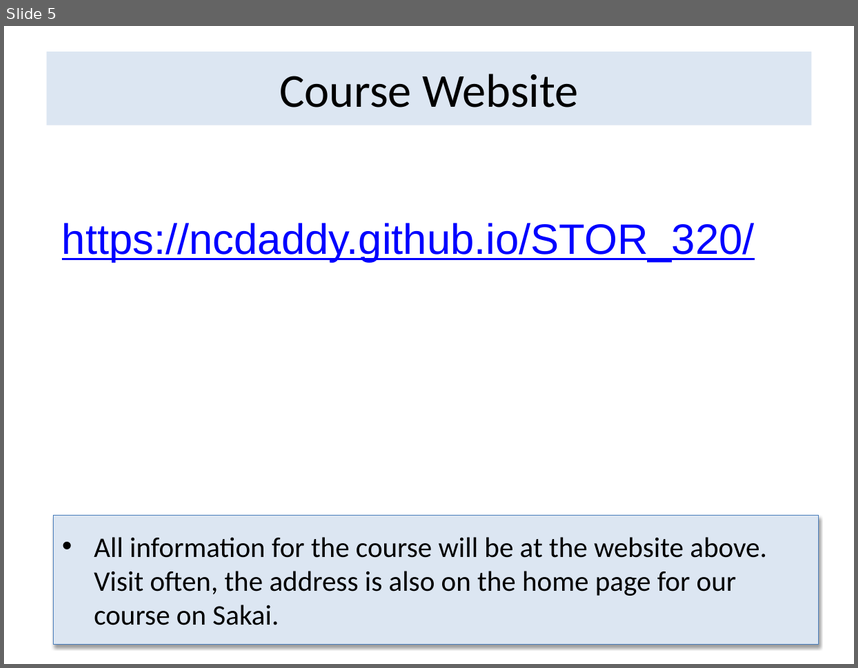
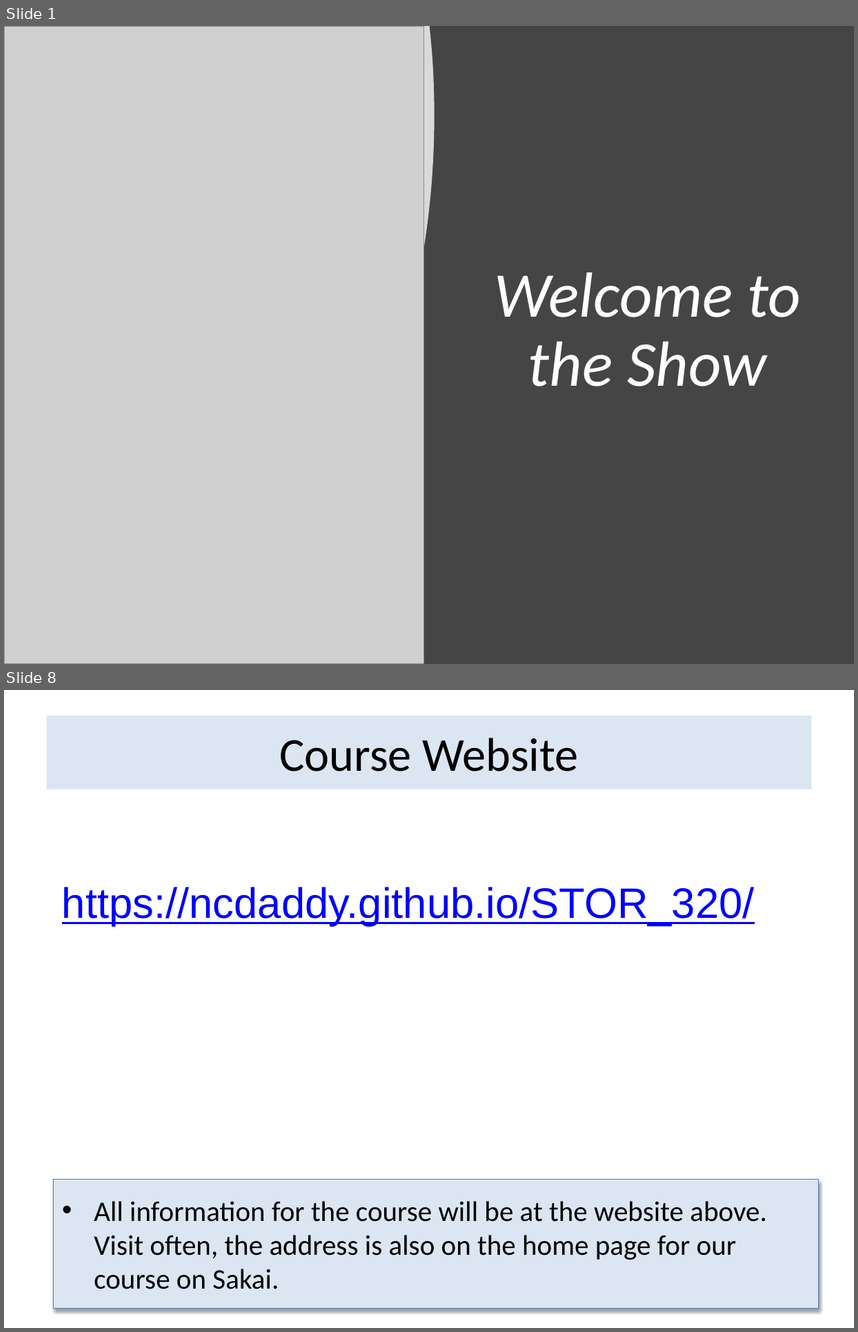
Before and after one commit to Yixf-Self/STOR320_WEBSITE, a slide deck: Lectures/Lecture 1/STOR 320 Lecture 1.pptx. Shown one above the other, each under a label of ours: slide 5 before the commit, slides 1 and 8 after it; the slides between them are not shown. The pictures are 858x668 and 858x1332 pixels, drawn with LibreOffice and Linux fonts; fonts in the diff are those of the drawing; grey boxes stand for pictures. Boxes give left, top, right and bottom in pixels: in the first picture for what was removed or moved away, otherwise in the second. Text is boxed around its words. In the diff, an @@ line names an element or a change of style, - is before the commit and + after.

```diff
--- a/Lectures/Lecture 1/STOR 320 Lecture 1.pptx
+++ b/Lectures/Lecture 1/STOR 320 Lecture 1.pptx
@@ slide 1 added at (4, 26, 854, 664), background #454545 @@
@@ freeform shape added at (4, 26, 434, 664), fill #FFFFFF at 80% opacity @@
@@ picture added at (4, 26, 424, 664) @@
@@ title added at (495, 272, 801, 386), 54 pt, text #FFFFFF, italic @@
+Welcome to the Show
@@ what was slide 5 is now slide 8 @@
```
Also in this commit, not shown: 1 slide changed, 5 other slides added, 3 slides removed, 1 other file.
